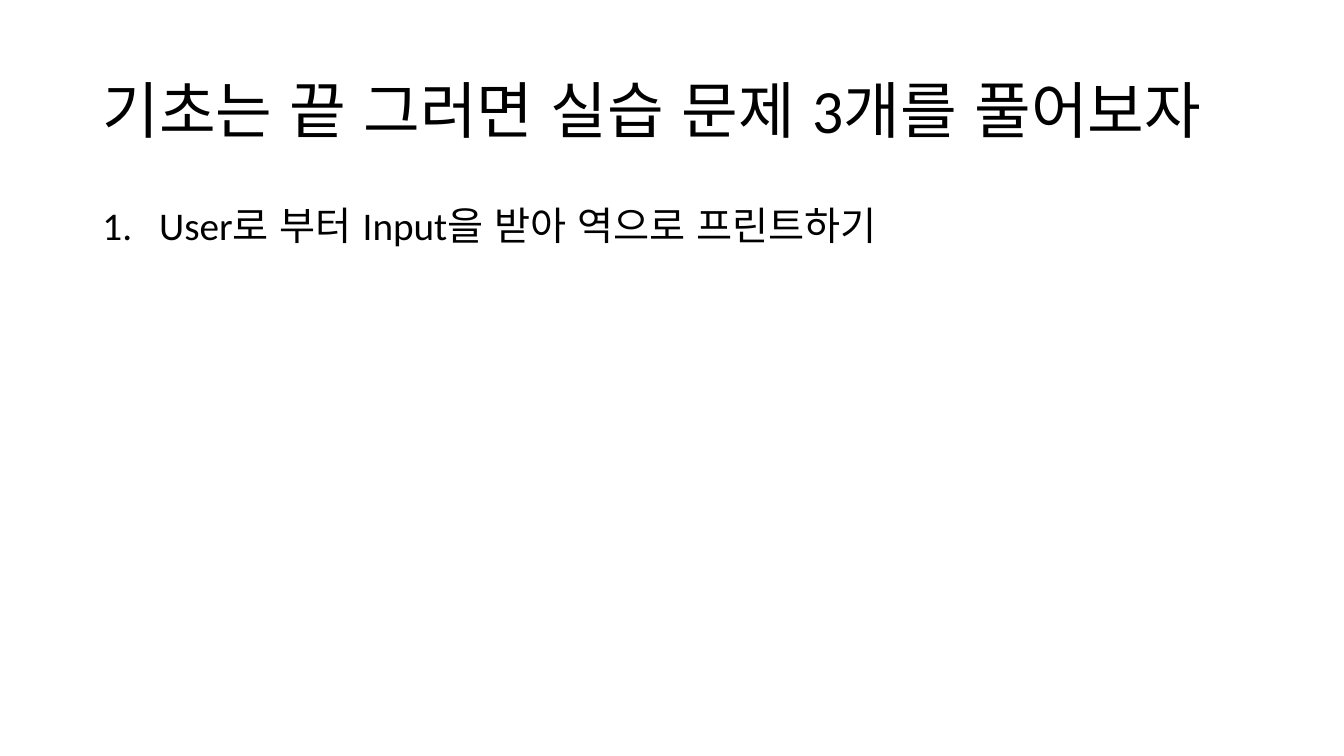
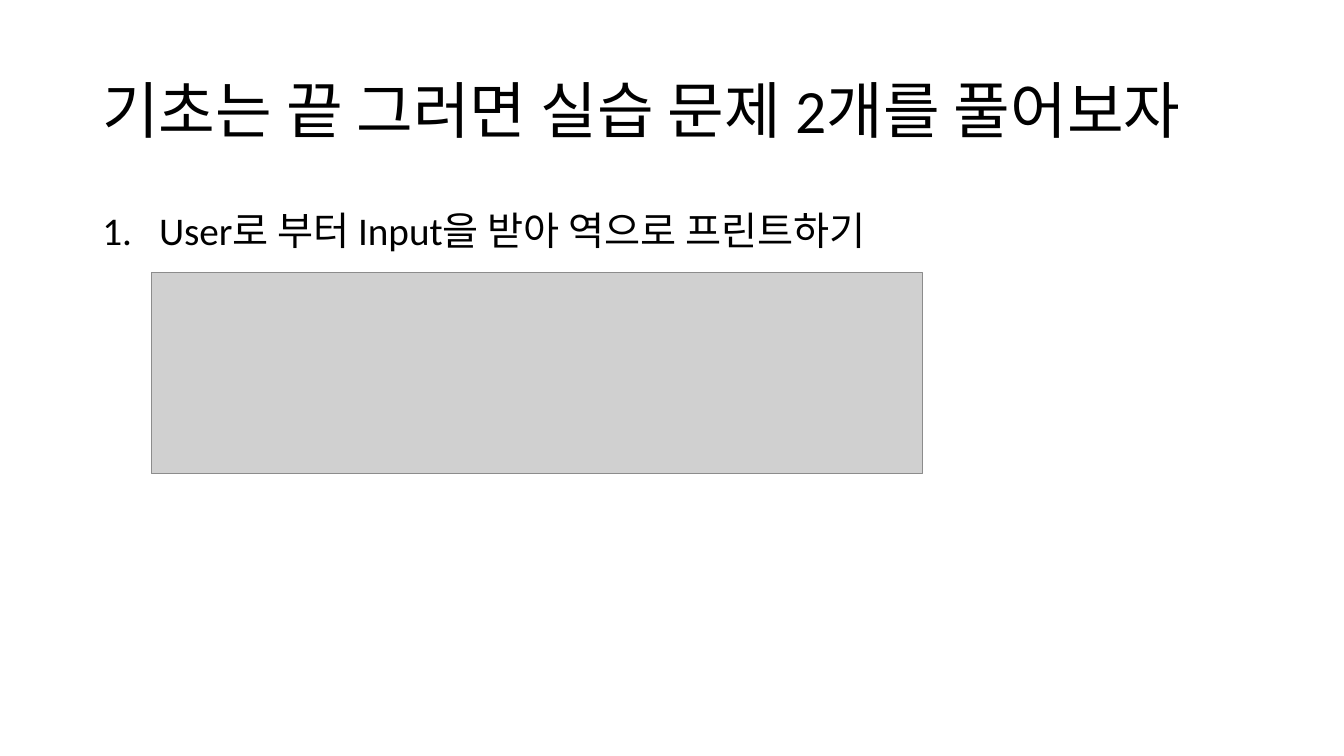
Before and after one commit to KERT-core/pythonEdu, a slide deck: slide 17 of chapter1/파이썬 웹 파싱 기초.pptx. Drawn at 1344x756 pixels with LibreOffice and Linux fonts; fonts in the diff are those of the drawing; grey boxes stand for pictures. Boxes give left, top, right and bottom in pixels: in the first picture for what was removed or moved away, otherwise in the second. Text is boxed around its words. In the diff, an @@ line names an element or a change of style, - is before the commit and + after.

```diff
--- a/chapter1/파이썬 웹 파싱 기초.pptx
+++ b/chapter1/파이썬 웹 파싱 기초.pptx
@@ text at [102,82,1181,138]: text changed @@
-기초는 끝 그러면 실습 문제 3개를 풀어보자
+기초는 끝 그러면 실습 문제 2개를 풀어보자
@@ text "User로 부터 Input을 받아 역으로 ..." at [159,212,865,252]: line spacing 0.9 to 1 @@
@@ picture added at [151,272,923,474] @@
```
Also in this commit, not shown: 10 other slides changed, 1 slide added, 4 other files.
